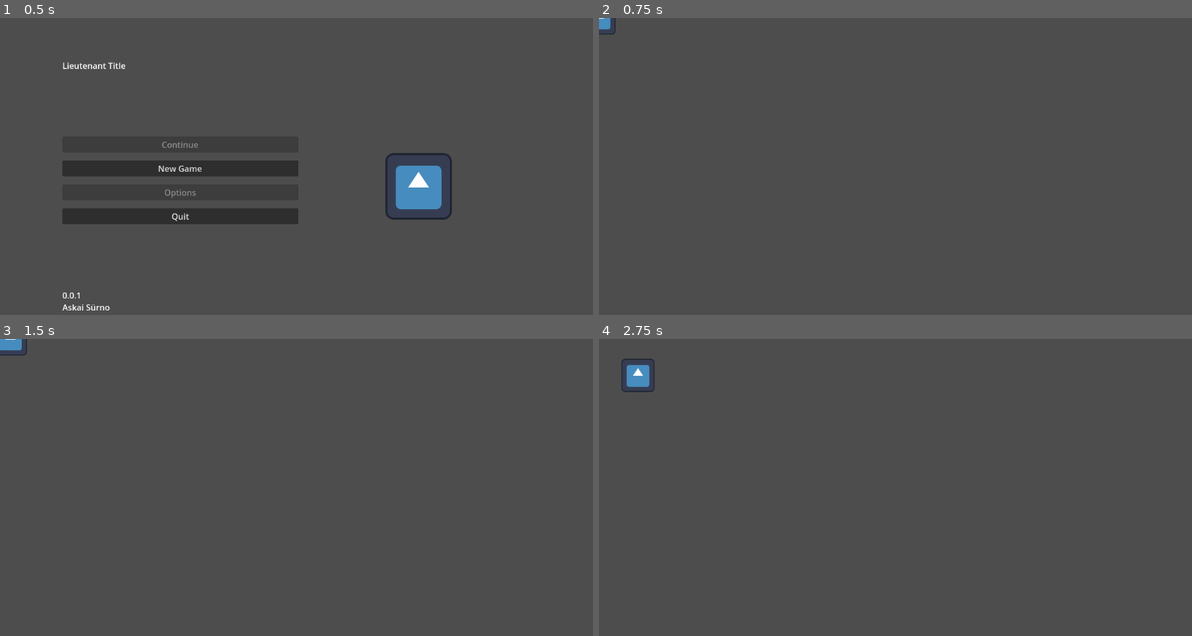
Above: before the commit, frames 1-4 (two rows, left to right).
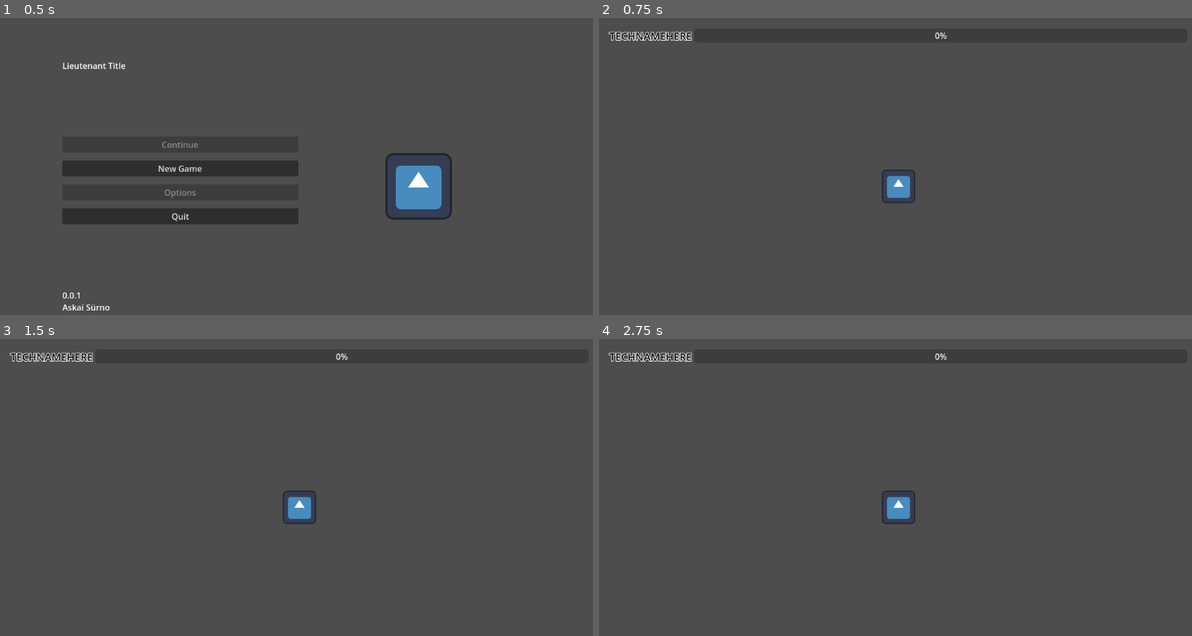
Above: after the commit, the same moments.

Repository: JeanShark-dev/godot-rock-survival
Game: Godot game, scene res://assets/scenes/main.tscn
Two runs of this game, one before a commit and one after it. Both use one fixed random seed, a clock stepped at 60 frames per second and the inputs below. The engine's default icon, where the game draws it, is replaced by a stand-in: a white triangle on a blue panel in a dark square.
Inputs:
- Up to frame 1 (0.5 s): no input
- Up to frame 2 (0.75 s): click "New Game" at 0.5 s
- Up to frame 3 (1.5 s): tap Enter at 1.25 s; hold D (mv_right) from 1.28 s (still down)
- Up to frame 4 (2.75 s): release D (mv_right) at 2.03 s; hold S (mv_down) from 2.03 s (still down)

Frame 1 is identical in both runs. In frame 2, 0.8% of the frame differs, in the area x 0-59%, y 0-63%; in frame 3, 0.9%; in frame 4, 1.1%, in the area x 1-59%, y 4-63%.

Commit message:
added gameplay hud
currently only has what will be þe research progress bar, more should be added later

Diff:
--- /dev/null
+++ b/assets/scenes/hud.tscn
@@ -0,0 +1,40 @@
+[gd_scene load_steps=2 format=3 uid="uid://bhbcd4tiw8x0r"]
+
+[sub_resource type="LabelSettings" id="LabelSettings_6an6a"]
+font_size = 20
+font_color = Color(0, 0, 0, 1)
+outline_size = 5
+
+[node name="HUD" type="MarginContainer"]
+anchors_preset = 15
+anchor_right = 1.0
+anchor_bottom = 1.0
+grow_horizontal = 2
+grow_vertical = 2
+theme_override_constants/margin_left = 20
+theme_override_constants/margin_top = 20
+theme_override_constants/margin_right = 20
+theme_override_constants/margin_bottom = 20
+
+[node name="VBoxContainer" type="VBoxContainer" parent="."]
+layout_mode = 2
+
+[node name="Tech" type="HBoxContainer" parent="VBoxContainer"]
+layout_mode = 2
+
+[node name="TechContainer" type="CenterContainer" parent="VBoxContainer/Tech"]
+layout_mode = 2
+size_flags_horizontal = 0
+
+[node name="TechLabel" type="Label" parent="VBoxContainer/Tech/TechContainer"]
+layout_mode = 2
+text = "TECHNAMEHERE"
+label_settings = SubResource("LabelSettings_6an6a")
+
+[node name="TechBar" type="ProgressBar" parent="VBoxContainer/Tech"]
+layout_mode = 2
+size_flags_horizontal = 3
+
+[node name="Buffer" type="CenterContainer" parent="VBoxContainer"]
+layout_mode = 2
+size_flags_vertical = 3
--- a/assets/scenes/player.tscn
+++ b/assets/scenes/player.tscn
@@ -15,3 +15,5 @@
 [node name="Sprite2D" type="Sprite2D" parent="."]
 scale = Vector2(0.5, 0.5)
 texture = ExtResource("2_bmhk1")
+
+[node name="Camera2D" type="Camera2D" parent="."]
--- a/assets/scripts/main.gd
+++ b/assets/scripts/main.gd
@@ -23,6 +23,11 @@
 	var player_asset = load("res://assets/scenes/player.tscn")
 	var instance = player_asset.instantiate()
 	world_container.add_child(instance)
+	var ui_container = CanvasLayer.new()
+	add_child(ui_container)
+	var player_hud_asset = load("res://assets/scenes/hud.tscn")
+	instance = player_hud_asset.instantiate()
+	ui_container.add_child(instance)
 
 func load_save():
 	pass	#do after basic gameplay is in place
--- a/project.godot
+++ b/project.godot
@@ -12,7 +12,7 @@
 
 config/name="GD-Rock"
 run/main_scene="res://assets/scenes/main.tscn"
-config/features=PackedStringArray("4.1", "Forward Plus")
+config/features=PackedStringArray("4.2", "Forward Plus")
 config/icon="res://icon.svg"
 
 [input]
Not shown, changed: README.md
Not shown, changed: roadmap.md
Not shown, changed: to-do-list.md
